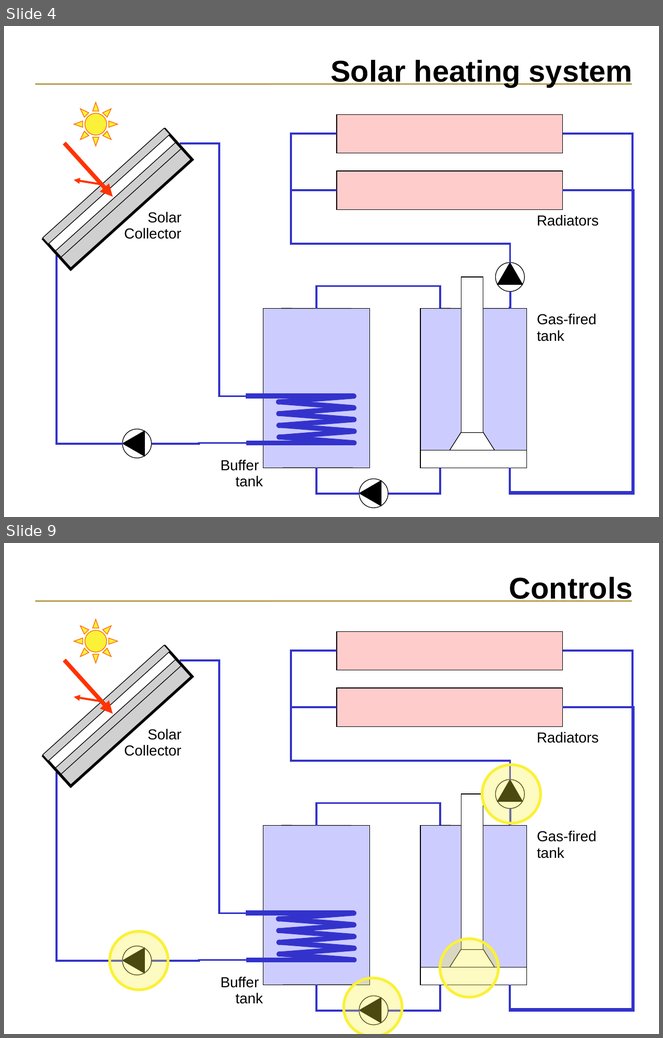
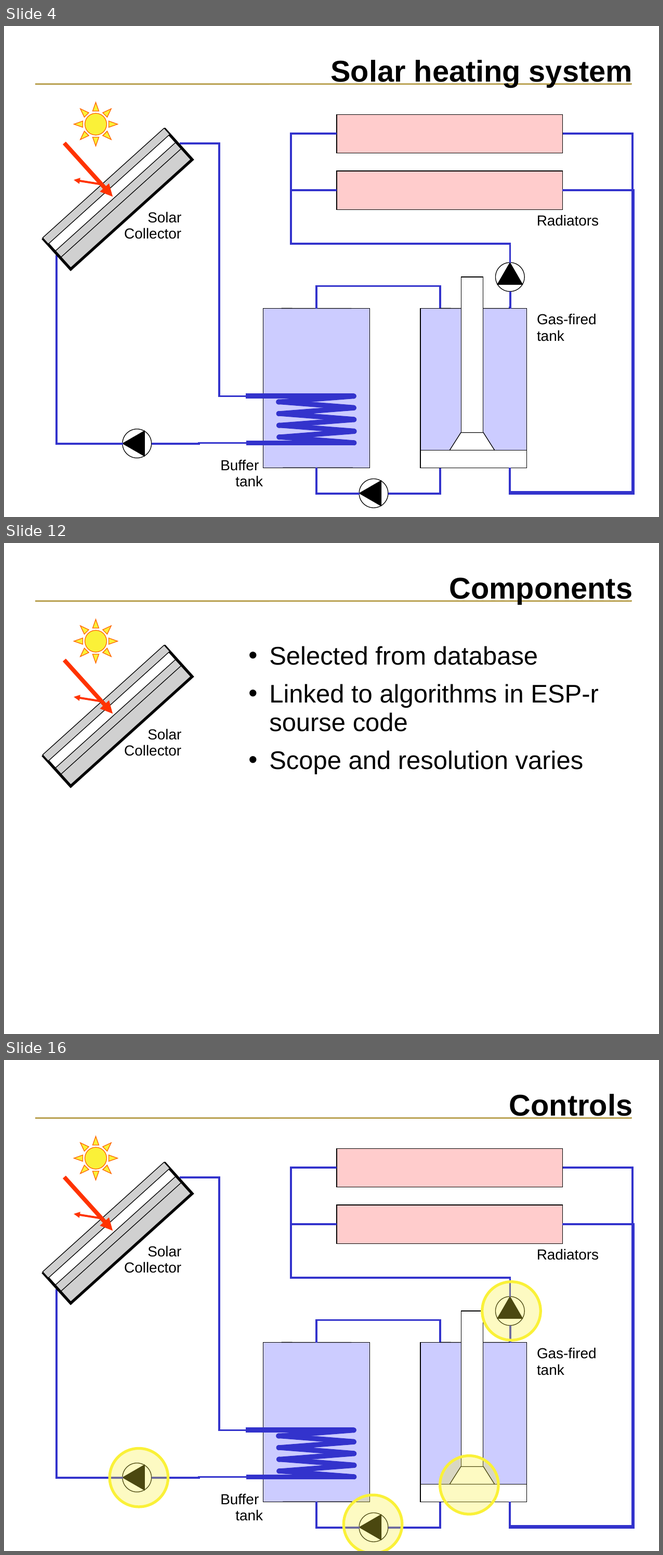
Before and after one commit to ESP-rCommunity/ESPrExtras, a slide deck: training/NRCan_course_materials/plant_network/plant_network.pln.ppt. Shown one above the other, each under a label of ours: slides 4 and 9 before the commit, slides 4, 12 and 16 after it; the slides between them are not shown. The pictures are 663x1038 and 663x1555 pixels, drawn with LibreOffice and Linux fonts; fonts in the diff are those of the drawing; grey boxes stand for pictures. Boxes give left, top, right and bottom in pixels: in the first picture for what was removed or moved away, otherwise in the second. Text is boxed around its words. In the diff, an @@ line names an element or a change of style, - is before the commit and + after.

```diff
--- a/training/NRCan_course_materials/plant_network/plant_network.pln.ppt
+++ b/training/NRCan_course_materials/plant_network/plant_network.pln.ppt
@@ slide 12 added at bbox=[4, 543, 659, 1034], background #FFFFFF; not listed: 1 template element that a slide beside it also shows @@
@@ title added at bbox=[450, 577, 633, 604], 33 pt, text #000000, bold @@
+Components
@@ sun added at bbox=[74, 619, 118, 664], fill #FAF138, outline #FF6600 0.74 pt @@
@@ group added at bbox=[43, 645, 192, 786]: 3 pictures, 1 rectangle @@
@@ text added at bbox=[269, 646, 599, 774], 28 pt, text #000000 @@
+• Selected from database
+• Linked to algorithms in ESP-r sourse code
+• Scope and resolution varies
@@ arrow added from (64, 661) to (113, 714), #FF3300 4.51 pt @@
@@ arrow added from (102, 702) to (74, 697), #FF3300 2.24 pt @@
@@ text added at bbox=[124, 729, 181, 756], 16 pt, text #000000 @@
+Solar
+Collector
@@ what was slide 9 is now slide 16 @@
```
Also in this commit, not shown: 2 slides changed, 8 other slides added, 2 slides removed.
